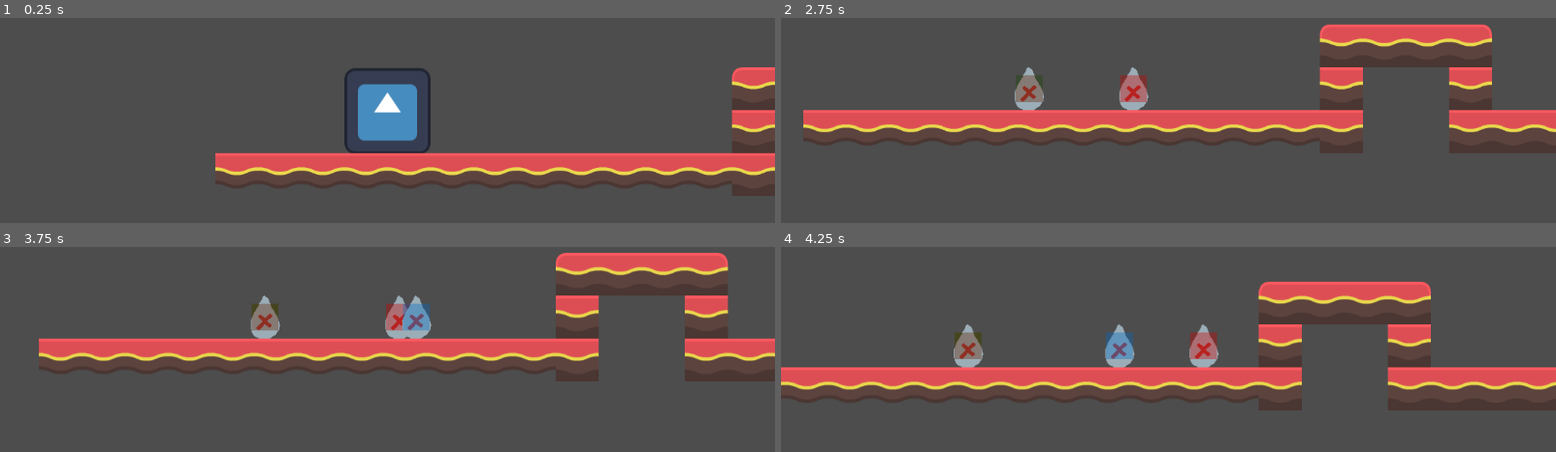
Above: before the commit, frames 1-4 (two rows, left to right).
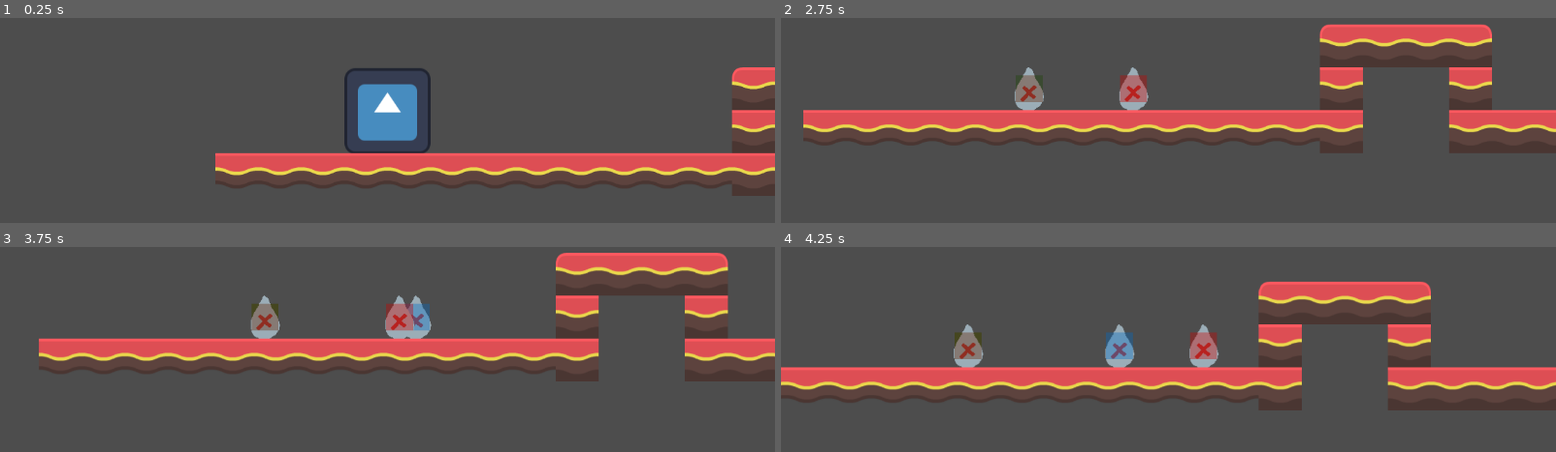
Above: after the commit, the same moments.

Repository: Jo-Meer/ldjam56
Game: Godot game, scene res://scenes/test_scenes/test_jonas.tscn
Two runs of this game, one before a commit and one after it. Both use one fixed random seed, a clock stepped at 60 frames per second and the inputs below. The engine's default icon, where the game draws it, is replaced by a stand-in: a white triangle on a blue panel in a dark square.
Inputs:
- Up to frame 1 (0.25 s): no input
- Up to frame 2 (2.75 s): hold D (move_right) 0.53-2.03 s; tap T (merge) at 0.6, 1.55, 2.1 s; tap Space (jump) at 0.77, 1.52 s; tap R (split) at 0.8, 1.35, 2.3 s; hold A (move_left) from 2.03 s (still down)
- Up to frame 3 (3.75 s): release A (move_left) at 2.78 s; hold D (move_right) from 2.78 s (still down); tap E (next_creature) at 2.85 s; tap Space (jump) at 3.02 s; tap T (merge) at 3.05 s; tap Q (prev_creature) at 3.6 s
- Up to frame 4 (4.25 s): keep holding D (move_right); tap Space (jump) at 3.77 s; tap R (split) at 3.8 s

Frames 1-2 are identical in both runs. In frame 3, 0.2% of the frame differs, in the area x 51-54%, y 27-41%; in frame 4, nothing differs.

Commit message:
put active creature in foreground

Diff:
--- a/scripts/player_controller.gd
+++ b/scripts/player_controller.gd
@@ -136,9 +136,11 @@
 func activate():
 	is_active = true
 	activated.emit()
+	z_index = 10
 	$Camera2D.enabled = true
 
 func deactivate():
 	is_active = false
 	deactivated.emit()
+	z_index = 0
 	$Camera2D.enabled = false
